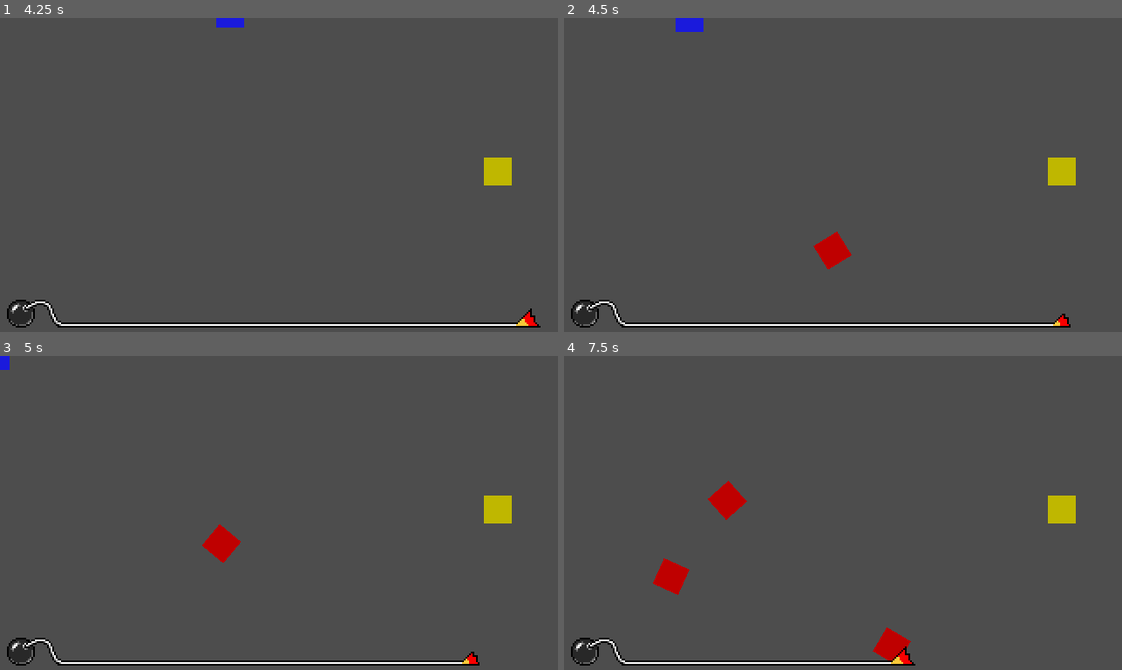
Above: before the commit, frames 1-4 (two rows, left to right).
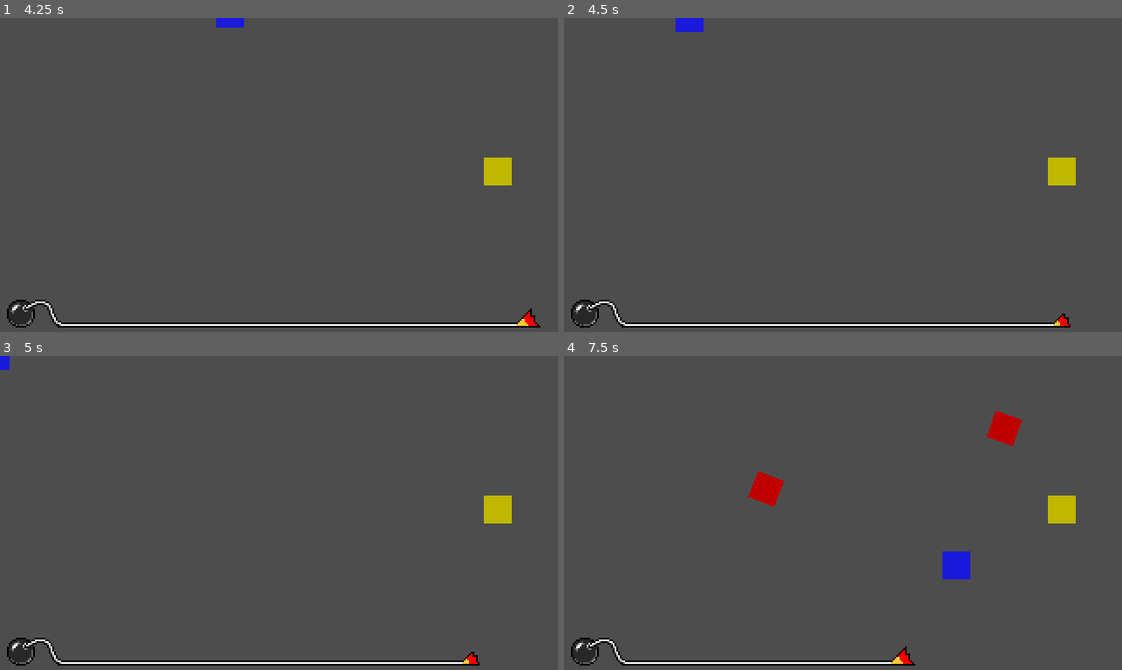
Above: after the commit, the same moments.

Repository: MuizHamzat/MicroGame
Game: Godot game, scene res://scenes/main/main.tscn
Two runs of this game, one before a commit and one after it. Both use one fixed random seed, a clock stepped at 60 frames per second and the inputs below. Sound files missing from this copy of the repository are replaced by a short silence.
Inputs (mouse positions are in pixels of both pictures, inside the frame that each line leads up to):
- Up to frame 1 (4.25 s): click "Start" at 0.5 s; tap Enter (keyboard_action) at 1.25, 2.1, 3.6 s; move the mouse to (401, 159) at 1.27 s; hold D (keyboard_right) 1.28-2.03 s; hold Enter (keyboard_action) 1.28-2.03 s; click (401, 159) at 1.42 s; move the mouse to (167, 190) at 2.02 s; hold S (keyboard_down) 2.03-2.78 s; move the mouse to (334, 105) at 2.77 s; hold D (keyboard_right) 2.78-3.53 s; hold Enter (keyboard_action) 2.78-3.53 s; move the mouse to (251, 237) at 3.52 s; hold W (keyboard_up) from 3.53 s (still down); click (251, 237) at 3.67 s
- Up to frame 2 (4.5 s): tap Space at 4.25 s; move the mouse to (1010, 222) at 4.27 s; release W (keyboard_up) at 4.28 s; hold A (keyboard_left) from 4.28 s (still down); hold Enter (keyboard_action) from 4.28 s (still down)
- Up to frame 3 (5 s): keep holding A (keyboard_left); keep holding Enter (keyboard_action)
- Up to frame 4 (7.5 s): move the mouse to (675, 465) at 5.02 s; release Enter (keyboard_action) at 5.03 s; tap Enter (keyboard_action) at 5.1, 6.6 s; move the mouse to (870, 513) at 5.77 s; release A (keyboard_left) at 5.78 s; hold S (keyboard_down) 5.78-6.53 s; hold Enter (keyboard_action) 5.78-6.53 s; click (870, 513) at 5.92 s; move the mouse to (759, 434) at 6.52 s; hold D (keyboard_right) 6.53-7.28 s; move the mouse to (965, 497) at 7.27 s; hold W (keyboard_up) from 7.28 s (still down); hold Enter (keyboard_action) from 7.28 s (still down)

Frame 1 is identical in both runs. In frame 2, 0.4% of the frame differs, in the area x 44-52%, y 68-80%; in frame 3, 0.4%; in frame 4, 2.6%, in the area x 15-83%, y 17-97%.

Commit message:
Enemies now spawn outside of screen

Diff:
--- a/MacGDC Microgame Jam 2024 Template/microgames/RideOrDie/scripts/main.gd
+++ b/MacGDC Microgame Jam 2024 Template/microgames/RideOrDie/scripts/main.gd
@@ -2,8 +2,11 @@
 
 @onready var spawnTimer = $SpawnTimer
 @onready var player = $Player
+
 var enemy_scene: PackedScene = preload("res://microgames/RideOrDie/scenes/enemy.tscn")
 
+var screen_size = Vector2(640,360)
+var spawn_distance = 50
 var game_over = false
 
 signal game_over_signal
@@ -33,6 +36,20 @@
 
 func _on_spawn_timer_timeout() -> void:
 	if not game_over:
+		#Set a random position for the spawned enemy
+		var edge = randi() % 4
+		var spawn_position = Vector2()
+
+		match edge:
+			0:	#Bottom
+				spawn_position = Vector2(randf()*screen_size.x, screen_size.y+spawn_distance)
+			1:	#Right
+				spawn_position = Vector2(screen_size.x+spawn_distance, randf()*screen_size.y)
+			2: 	#Top
+				spawn_position = Vector2(randf()*screen_size.x, -spawn_distance)
+			3:	#Left
+				spawn_position = Vector2(-spawn_distance, randf()*screen_size.y)
+
 		#Create an instance of the enemy scene
 		var enemy_instance = enemy_scene.instantiate()
 		#Add that scene as a child of the main scene
@@ -41,11 +58,7 @@
 		enemy_instance.set_player(player)
 		#This will allow the enemy to know of the existence of the player instance
 
-		#Set a random position for the spawned enemy
-		enemy_instance.global_position = Vector2(
-			randf() * 640,
-			randf() * 360
-		)
+		enemy_instance.global_position = spawn_position
 
 
 func _on_game_over_signal() -> void:
